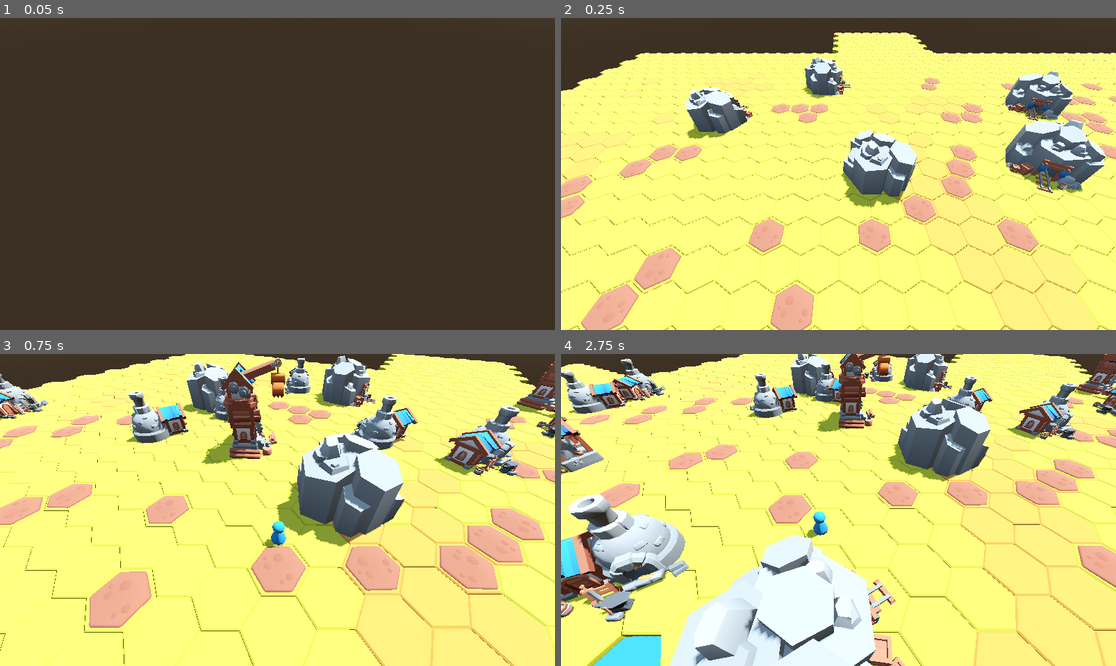
Above: before the commit, frames 1-4 (two rows, left to right).
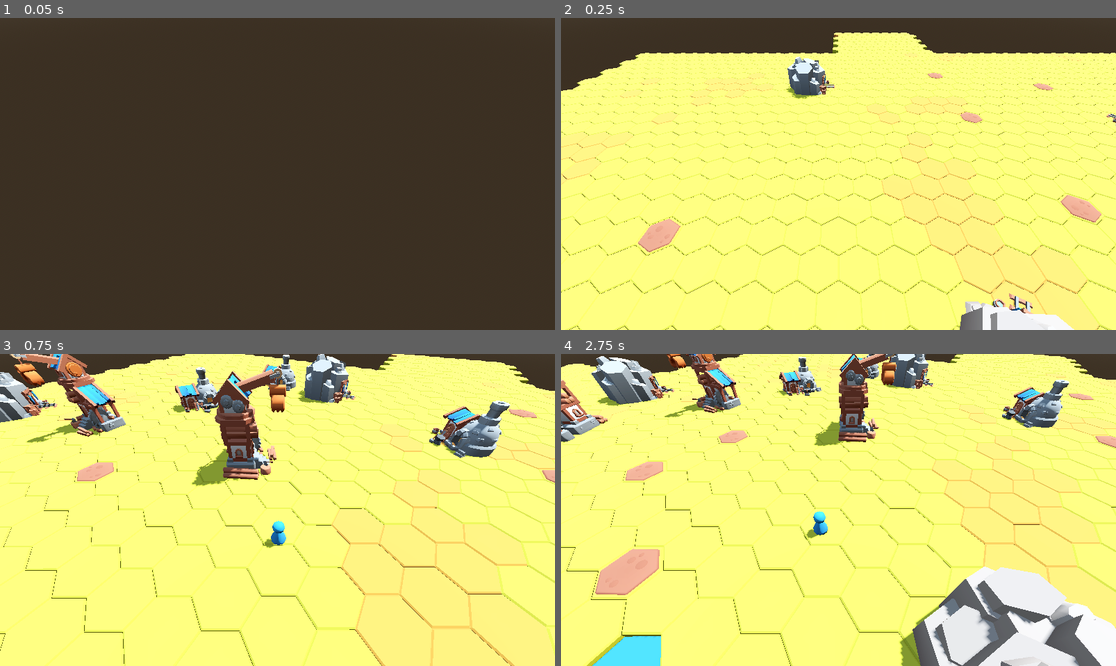
Above: after the commit, the same moments.

Repository: torbenvanassche/hexes_and_alchemy
Game: Godot game, scene res://scenes/root.tscn
The game is run twice, just before and just after one commit, with the same random seed, the same clock (stepped at 60 frames per second) and the same inputs.
Inputs (mouse positions are in pixels of both pictures, inside the frame that each line leads up to):
- Up to frame 1 (0.05 s): no input
- Up to frame 2 (0.25 s): no input
- Up to frame 3 (0.75 s): tap Enter at 0.5 s; move the mouse to (399, 494) at 0.52 s; hold S (camera_pan_backward) from 0.53 s (still down); click (399, 494) at 0.67 s
- Up to frame 4 (2.75 s): release S (camera_pan_backward) at 1.25 s; drag from (727, 525) to (810, 572) at 1.27 s; move the mouse to (894, 441) at 2.02 s; hold A (camera_pan_left) from 2.03 s (still down); click (894, 441) at 2.17 s

Frame 1 is identical in both runs. In frame 2, 18% of the frame differs, in the area x 0-100%, y 12-100%; in frame 3, 29%; in frame 4, 47%, in the area x 0-100%, y 0-100%.

Commit message:
remaining spawner fix and remove spawn chunk from structure gen

Diff:
--- a/resources/structure_info/blacksmith.tres
+++ b/resources/structure_info/blacksmith.tres
@@ -5,7 +5,7 @@
 
 [sub_resource type="Curve" id="Curve_6408v"]
 _limits = [0.0, 5.0, 0.0, 50.0]
-_data = [Vector2(11, 0), 0.0, 1.0, 0, 1, Vector2(12, 1), 1.0, 0.05263158, 1, 1, Vector2(50, 3), 0.061147325, 0.0, 1, 0]
+_data = [Vector2(11, 0), 0.0, 1.0, 0, 1, Vector2(12, 1), 1.0, 0.02631579, 1, 1, Vector2(50, 2), 0.02631579, 0.0, 1, 0]
 point_count = 3
 
 [resource]
--- a/resources/structure_info/dirt.tres
+++ b/resources/structure_info/dirt.tres
@@ -5,13 +5,12 @@
 
 [sub_resource type="Curve" id="Curve_nqdss"]
 _limits = [0.0, 20.0, 0.0, 50.0]
-_data = [Vector2(15, 0), 0.0, 0.22857143, 0, 1, Vector2(50, 8), 0.22857143, 0.0, 1, 0]
+_data = [Vector2(15, 0), 0.0, 0.114285715, 0, 1, Vector2(50, 4), 0.114285715, 0.0, 1, 0]
 point_count = 2
 
 [resource]
 script = ExtResource("2_wbcrx")
 max_per_region_size = SubResource("Curve_nqdss")
-minimum_distance_from_other_structures = 2
 packed_scene = ExtResource("1_3mjya")
 type = 4
 metadata/_custom_type_script = "uid://btydeamnhd6x"
--- a/resources/structure_info/shipyard.tres
+++ b/resources/structure_info/shipyard.tres
@@ -12,6 +12,5 @@
 script = ExtResource("2_5ti1k")
 max_per_region_size = SubResource("Curve_w4c20")
 required_space_radius = 1
-minimum_distance_from_other_structures = 2
 packed_scene = ExtResource("1_sayrl")
 metadata/_custom_type_script = "uid://btydeamnhd6x"
--- a/resources/structure_info/spawnable_mine.tres
+++ b/resources/structure_info/spawnable_mine.tres
@@ -6,14 +6,13 @@
 
 [sub_resource type="Curve" id="Curve_nqdss"]
 _limits = [0.0, 5.0, 0.0, 50.0]
-_data = [Vector2(15, 1), 0.0, 0.12, 0, 1, Vector2(40, 4), 0.12, 0.0, 1, 0]
+_data = [Vector2(15, 1), 0.0, 0.04, 0, 1, Vector2(40, 2), 0.04, 0.0, 1, 0]
 point_count = 2
 
 [resource]
 script = ExtResource("3_gi0i3")
 max_per_region_size = SubResource("Curve_nqdss")
 required_space_radius = 1
-minimum_distance_from_other_structures = 5
 spawn_weight = 0.5
 interaction_script = ExtResource("1_naaes")
 id = "spawnable_mines"
--- a/scripts/helpers/grid_utils.gd
+++ b/scripts/helpers/grid_utils.gd
@@ -18,5 +18,5 @@
 	else:
 		return Vector2(sqrt(3.0) * inner_radius + spacing, 3.0 * inner_radius / 2.0 + spacing)
 
-static func cube_distance(a: Vector3i, b: Vector3i) -> float:
-	return a.distance_to(b)
+static func cube_distance(a: Vector3i, b: Vector3i) -> int:
+	return (abs(a.x - b.x) + abs(a.y - b.y) + abs(a.z - b.z)) / 2
--- a/scripts/hex_system/base/region_instance.gd
+++ b/scripts/hex_system/base/region_instance.gd
@@ -36,7 +36,11 @@
 		hex.ground_mesh.material_override = mat;
 
 func _required_distance(a: StructureInfo, b: StructureInfo) -> int:
-	return (a.required_space_radius + b.required_space_radius + max(a.minimum_distance_from_other_structures, b.minimum_distance_from_other_structures))
+	return (
+		max(a.required_space_radius, b.required_space_radius)
+		+ max(a.minimum_distance_from_other_structures, b.minimum_distance_from_other_structures)
+		+ 1
+	)
 
 func _pick_structure() -> StructureInfo:
 	var total_weight := 0.0
@@ -80,14 +84,20 @@
 		structure_counts[s] = 0
 
 func _can_place_structure_at(pos: Vector3i, candidate: StructureInfo) -> bool:
-	for region_instance: RegionInstance in hex_grid.region_instances[info]:
-		for other_pos: Vector3i in region_instance.structures.keys():
-			var other: StructureInfo = region_instance.structures[other_pos]
-			if GridUtils.cube_distance(pos, other_pos) < _required_distance(candidate, other):
-				return false
+	var chunk_coords := hex_grid.grid_to_chunk_coords(hex_grid.tiles[pos].grid_id)
+	if chunk_coords == Vector2i(0, 0):
+		return false
 
+	for region_list in hex_grid.region_instances.values():
+		for region_instance: RegionInstance in region_list:
+			for other_pos: Vector3i in region_instance.structures.keys():
+				var other := region_instance.structures[other_pos]
+
+				var dist := GridUtils.cube_distance(pos, other_pos)
+				var min_dist := _required_distance(candidate, other)
+				if dist <= min_dist:
+					return false
 	return true
-
 
 func generate_structures_for_region() -> void:
 	if info.structures.is_empty():
@@ -133,5 +143,4 @@
 			break
 
 		if not placed:
-			# No valid spot found for this structure anymore
 			structure_counts[structure] = structure_caps[structure]
